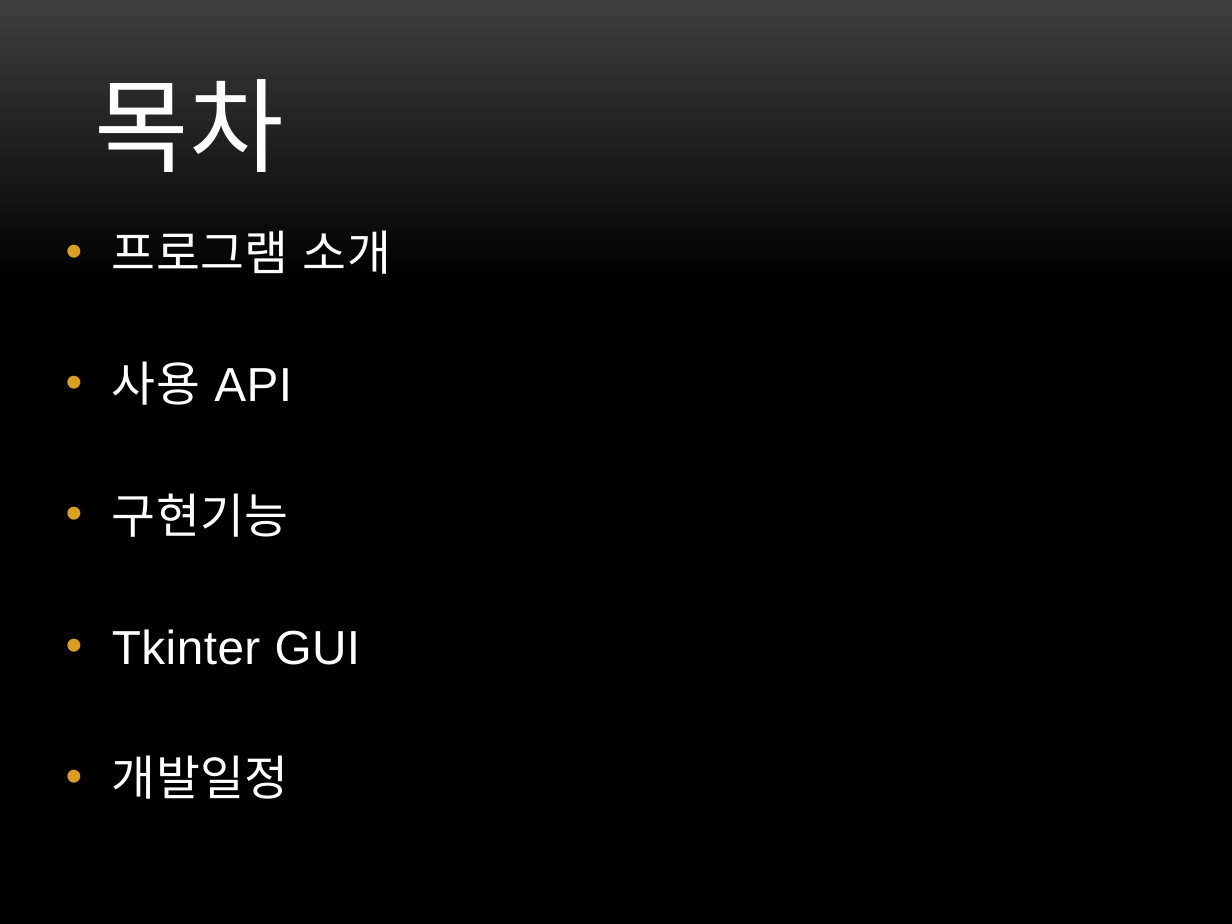
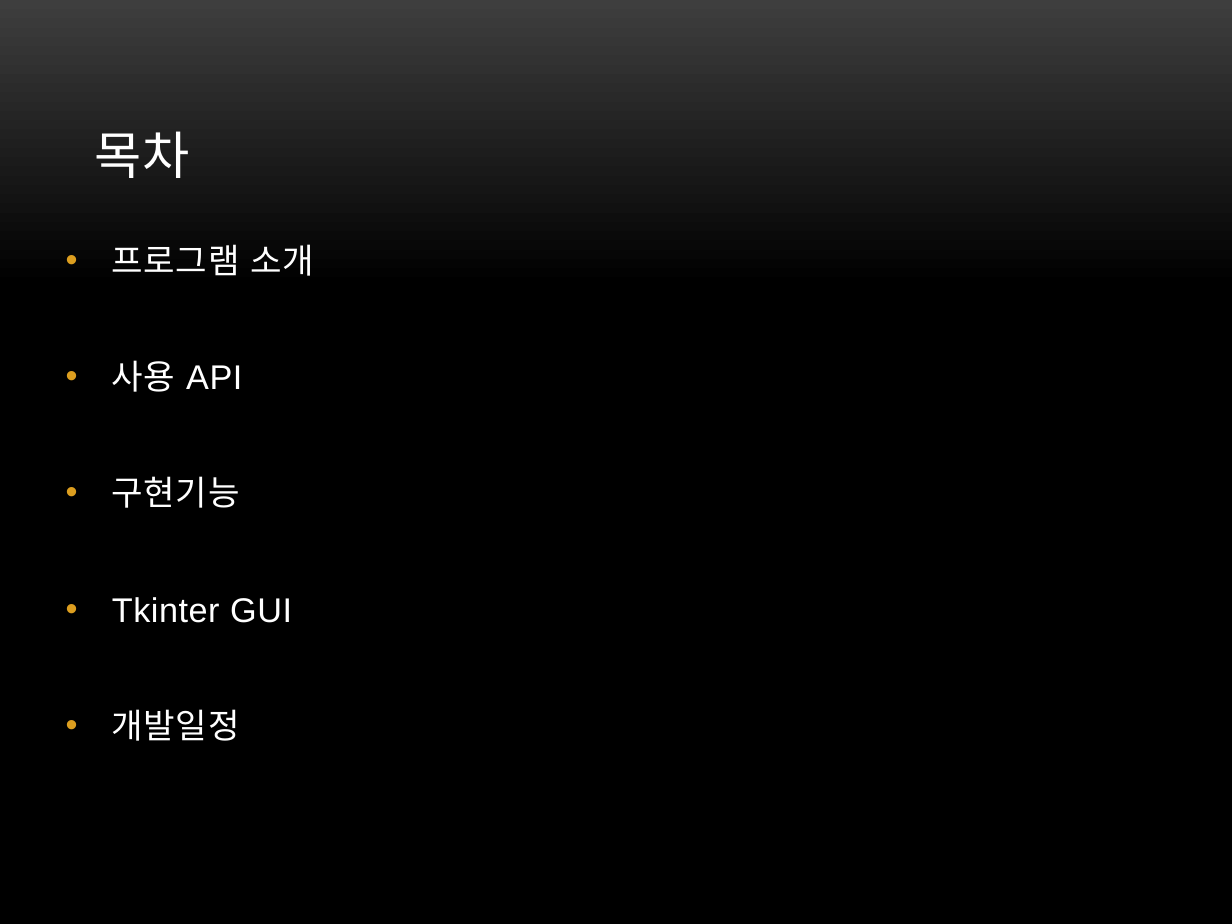
Before and after one commit to mminionss/script-language, a slide deck: slide 2 of 스크립트언어 팀플.pptx. Drawn at 1232x924 pixels with LibreOffice and Linux fonts; fonts in the diff are those of the drawing; background and template pictures are left out. Boxes give left, top, right and bottom in pixels: in the first picture for what was removed or moved away, otherwise in the second. Text is boxed around its words. In the diff, an @@ line names an element or a change of style, - is before the commit and + after.

```diff
--- a/스크립트언어 팀플.pptx
+++ b/스크립트언어 팀플.pptx
@@ title "목차" at bbox=[94, 131, 189, 178]: size 60 to 30 pt @@
@@ text "프로그램 소개" at bbox=[112, 244, 314, 741]: size 27.9 to 20 pt; line spacing 0.8 to 1; less space between paragraphs @@
```
Also in this commit, not shown: 3 other slides changed, 2 other files.
